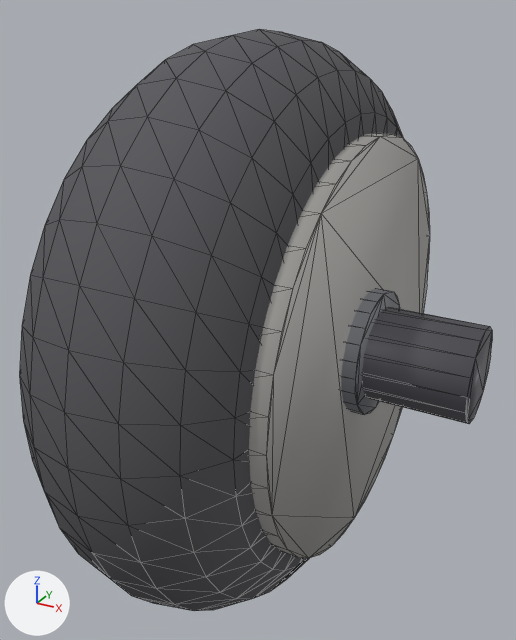
Before and after pictures for a commit that changed the glTF model models/wheel_heavy.glb.
Before and after are seen from a 50 mm camera at (0.548, -1.0, 0.511) aimed at (-0.004, 0.003, 0.009). Lighting does not change. The marker at lower left points along +X, +Y and +Z. The older version comes first. Mesh edges are drawn as thin lines. Vertices at exactly the same position are counted once.

The scene before the commit, as lines of its bpy script (objects in view):
```python
me_torus = bpy.data.meshes.new('Torus')
me_torus.from_pydata(...)  # a torus around x (ring radius 0.3, tube radius 0.18) spanning x -0.18..0.18, y -0.48..0.48, z -0.48..0.48, material slot 0; a 40-sided cylinder along x spanning x 0.055..0.197, y -0.34..0.34, z -0.34..0.34, material slot 1; a 40-sided cylinder along x spanning x -0.197..-0.055, y -0.34..0.34, z -0.34..0.34, material slot 2; a 24-sided cylinder along x spanning x -0.221..0.221, y -0.102..0.102, z -0.102..0.102, material slot 3; a 16-sided cylinder along x spanning x -0.38..0.38, y -0.076..0.076, z -0.076..0.076, material slot 4
me_torus.materials.append(mat_rubber)  # dark grey #555559
me_torus.materials.append(mat_rim)  # grey #b5b3af
me_torus.materials.append(mat_rim_001)  # grey #b5b3af
me_torus.materials.append(mat_hub)  # grey #95979e
me_torus.materials.append(mat_dark)  # dark grey #65656c
ob_wheel = bpy.data.objects.new('wheel', me_torus)
ob_wheel.location = (0.0, 0.0, 0.0)
```
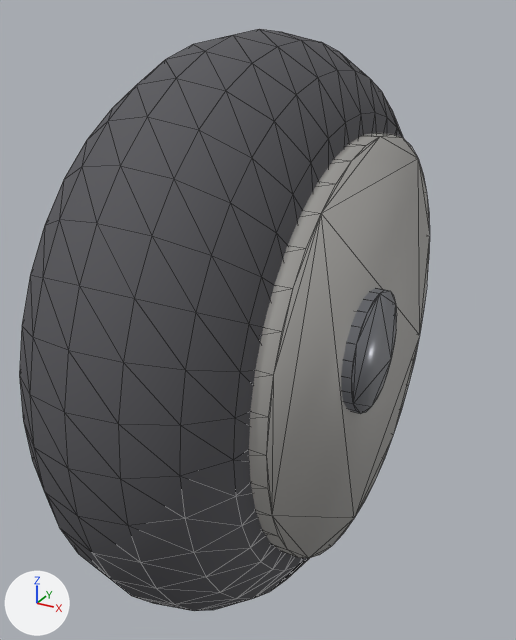
Location of each change, (x1, y1, x2, y2) in pixels of the pictures (516 x 640 px; the box of a moved part takes in the faces that stretch with it):
'wheel', reshaped (13% narrower): before (19, 29, 492, 611); after (19, 29, 430, 611)
part 1 of me_torus, moved or reshaped: before (341, 288, 400, 415); after (341, 288, 397, 414)
part 2 of me_torus, moved or reshaped (not visible afterwards): before (362, 307, 492, 424)

Edits to the bpy script that builds the scene:
```text
Change me_torus:
    used by ob_wheel; location = (0.0, 0.0, 0.0)
    remove me_torus.from_pydata(...)  # 880 vertices, 1744 faces; spans x -0.38..0.38, y -0.48..0.48, z -0.48..0.48
    add me_torus.from_pydata(...)  # 880 vertices, 1744 faces; spans x -0.214..0.214, y -0.48..0.48, z -0.48..0.48
    me_torus part 1: the loose piece of 48 vertices spanning x -0.221..0.221, y -0.102..0.102, z -0.102..0.102 is scaled about its middle by (0.971, 1, 1)
    me_torus part 2: the loose piece of 32 vertices spanning x -0.38..0.38, y -0.076..0.076, z -0.076..0.076 is scaled about its middle by (0.475, 1.19, 1.19)
```
